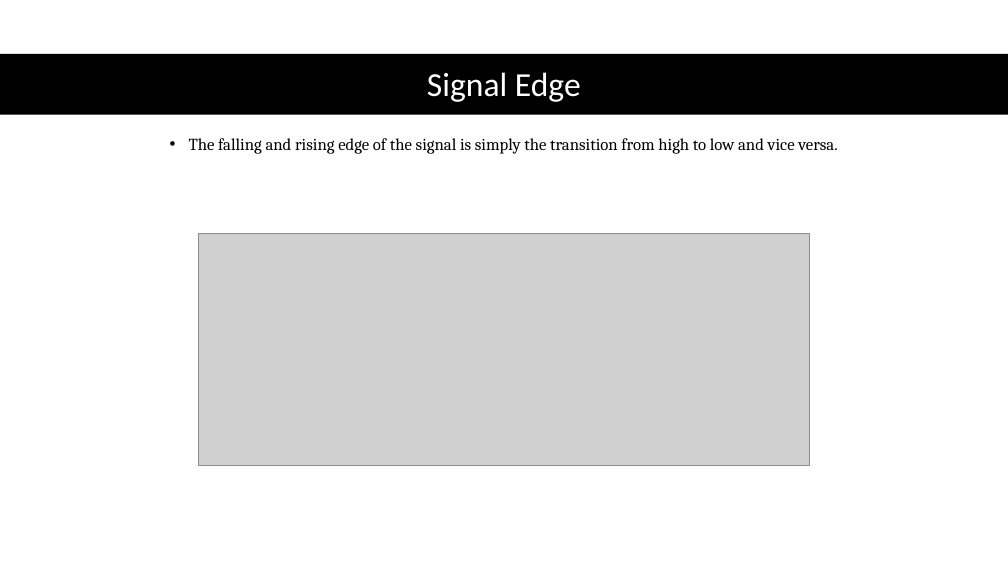
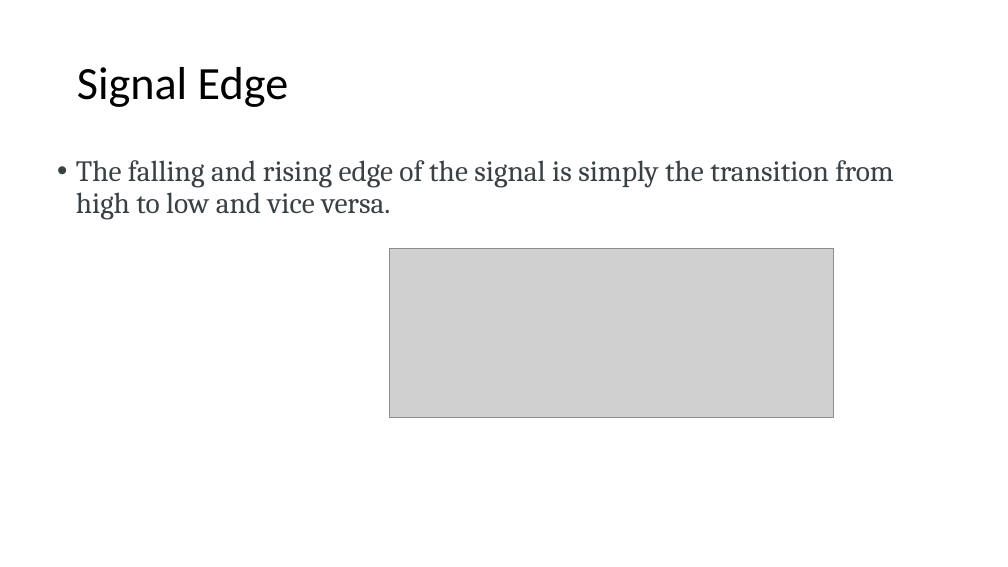
Before and after one commit to Mohamedsaied8/EmbeddedCppDiploma, a slide deck: slide 25 of interfacing/Slides/Interrupts.pptx. Drawn at 1008x567 pixels with LibreOffice and Linux fonts; fonts in the diff are those of the drawing; grey boxes stand for pictures. Boxes give left, top, right and bottom in pixels: in the first picture for what was removed or moved away, otherwise in the second. Text is boxed around its words. In the diff, an @@ line names an element or a change of style, - is before the commit and + after.

```diff
--- a/interfacing/Slides/Interrupts.pptx
+++ b/interfacing/Slides/Interrupts.pptx
@@ rectangle removed at (0, 54, 1008, 115) @@
@@ title "Signal Edge": place and size @@
-title "Signal Edge" at (427, 72, 581, 102)
+title "Signal Edge" at (77, 67, 288, 107)
@@ title "Signal Edge" at (77, 67, 288, 107): size 32 to 44 pt, text colour #FFFFFF to #000000; alignment centre to left @@
@@ text "The falling and rising edge ...": place and size @@
-text "The falling and rising edge ..." at (189, 138, 837, 154)
+text "The falling and rising edge ..." at (76, 160, 893, 219)
@@ text "The falling and rising edge ..." at (76, 160, 893, 219): size 16 to 28 pt, text colour #000000 to #3A4145; alignment centre to left @@
@@ picture: place and size @@
-picture at (199, 233, 810, 465)
+picture at (389, 249, 834, 417)
```
Also in this commit, not shown: 17 other slides changed, 47 other files.
